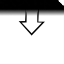
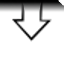
Layer changes from the first 64 × 64 image to the second:
painted on "Layer #3" over bbox(0, 1, 64, 16)
painted on "Layer #1" over bbox(15, 1, 48, 39)
painted on "Layer #2" over bbox(11, 1, 52, 42)
